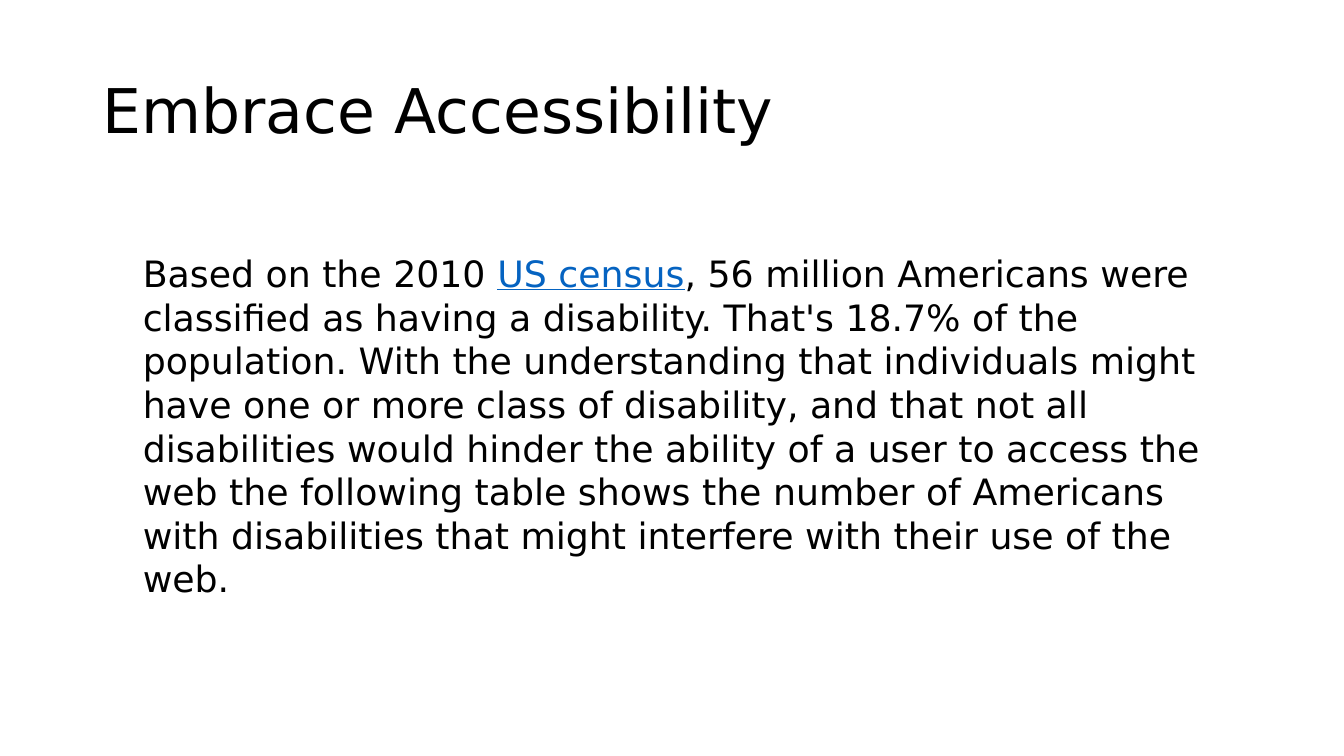
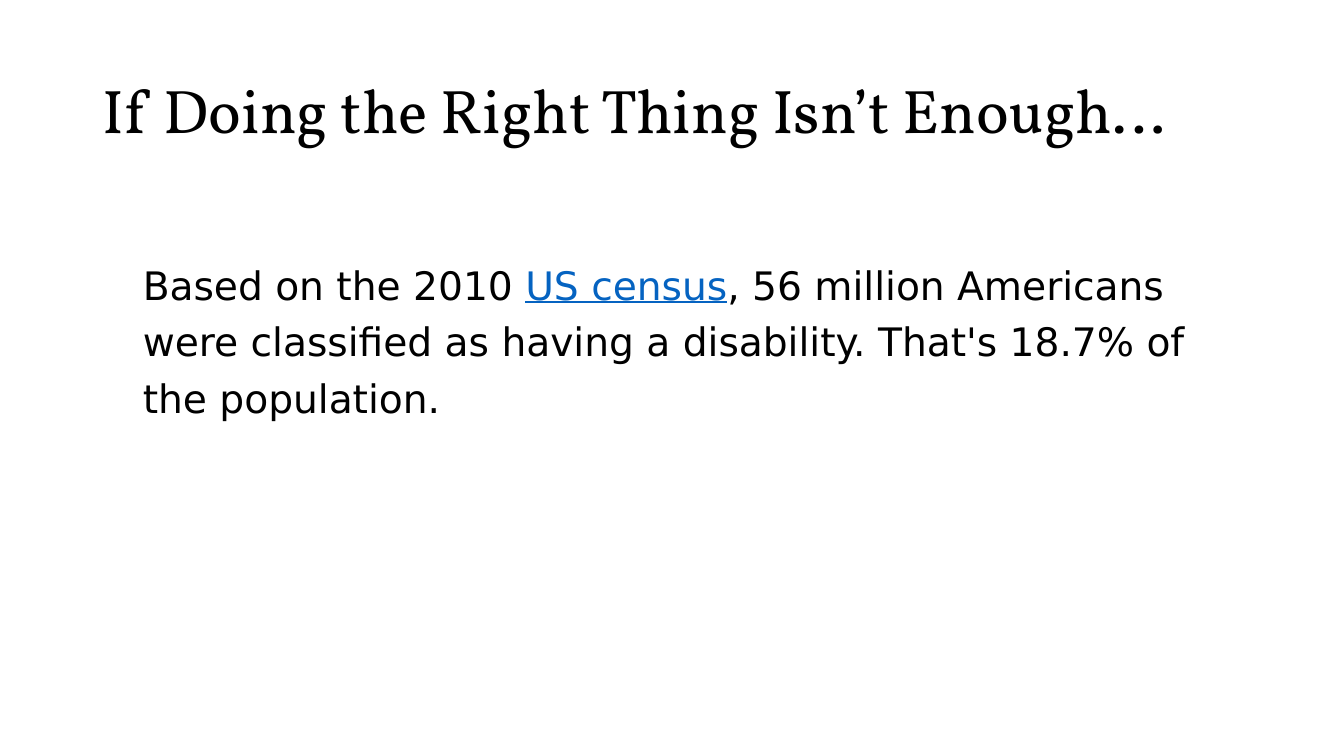
Before and after one commit to roblarsen/rob-larsen-presentations, a slide deck: slide 31 of wild-world-web.pptx (slide 26 before the commit). Drawn at 1344x756 pixels with LibreOffice and Linux fonts; fonts in the diff are those of the drawing; background and template pictures are left out. Boxes give left, top, right and bottom in pixels: in the first picture for what was removed or moved away, otherwise in the second. Text is boxed around its words. In the diff, an @@ line names an element or a change of style, - is before the commit and + after.

```diff
--- a/wild-world-web.pptx
+++ b/wild-world-web.pptx
@@ title at (x1=102, y1=89, x2=1165, y2=149): text changed; font DejaVu Sans to Vollkorn @@
-Embrace Accessibility
+If Doing the Right Thing Isn’t Enough…
@@ text at (x1=143, y1=270, x2=1185, y2=421): text changed; size 25.9 to 28 pt @@
-Based on the 2010 US census, 56 million Americans were classified as having a disability. That's 18.7% of the population. With the understanding that individuals might have one or more class of disability, and that not all disabilities would hinder the ability of a user to access the web the following table shows the number of Americans with disabilities that might interfere with their use of the web.
+Based on the 2010 US census, 56 million Americans were classified as having a disability. That's 18.7% of the population.
```
Also in this commit, not shown: 29 other slides changed, 10 slides added, 3 slides removed.
